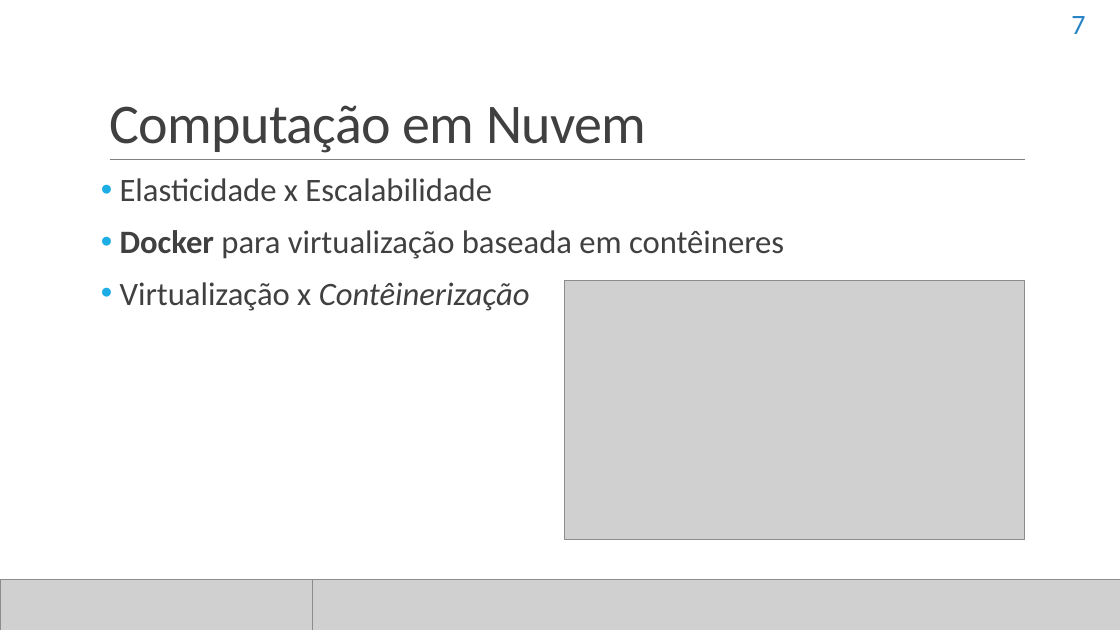
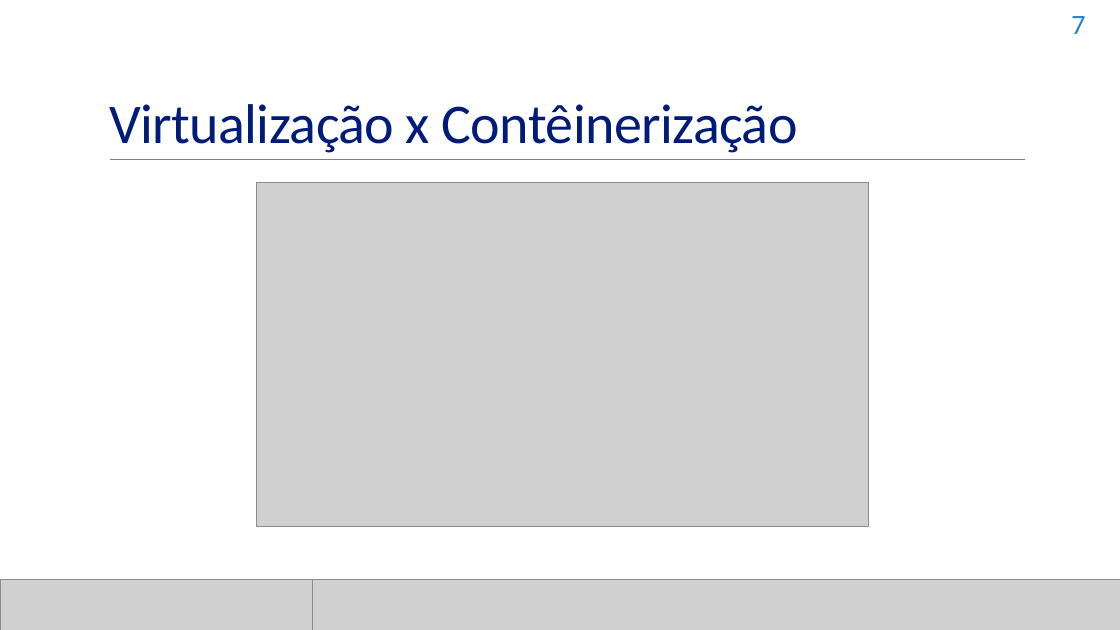
Before and after one commit to dbrauner/meuprojeto, a slide deck: slide 7 of DoCB.pptx. Drawn at 1120x630 pixels with LibreOffice and Linux fonts; fonts in the diff are those of the drawing; grey boxes stand for pictures. Boxes give left, top, right and bottom in pixels: in the first picture for what was removed or moved away, otherwise in the second. Text is boxed around its words. In the diff, an @@ line names an element or a change of style, - is before the commit and + after.

Commit message:
update on ppt

```diff
--- a/DoCB.pptx
+++ b/DoCB.pptx
@@ title at [109,104,798,153]: text changed; text colour #404040 to #011B7A @@
-Computação em Nuvem
+Virtualização x Contêinerização
@@ text removed at [120,178,784,311] @@
-• Elasticidade x Escalabilidade
-• Docker para virtualização baseada em contêineres
-• Virtualização x Contêinerização
@@ picture: place and size @@
-picture at [565,281,1025,539]
+picture at [257,182,870,527]
```
Also in this commit, not shown: 20 other slides changed.
